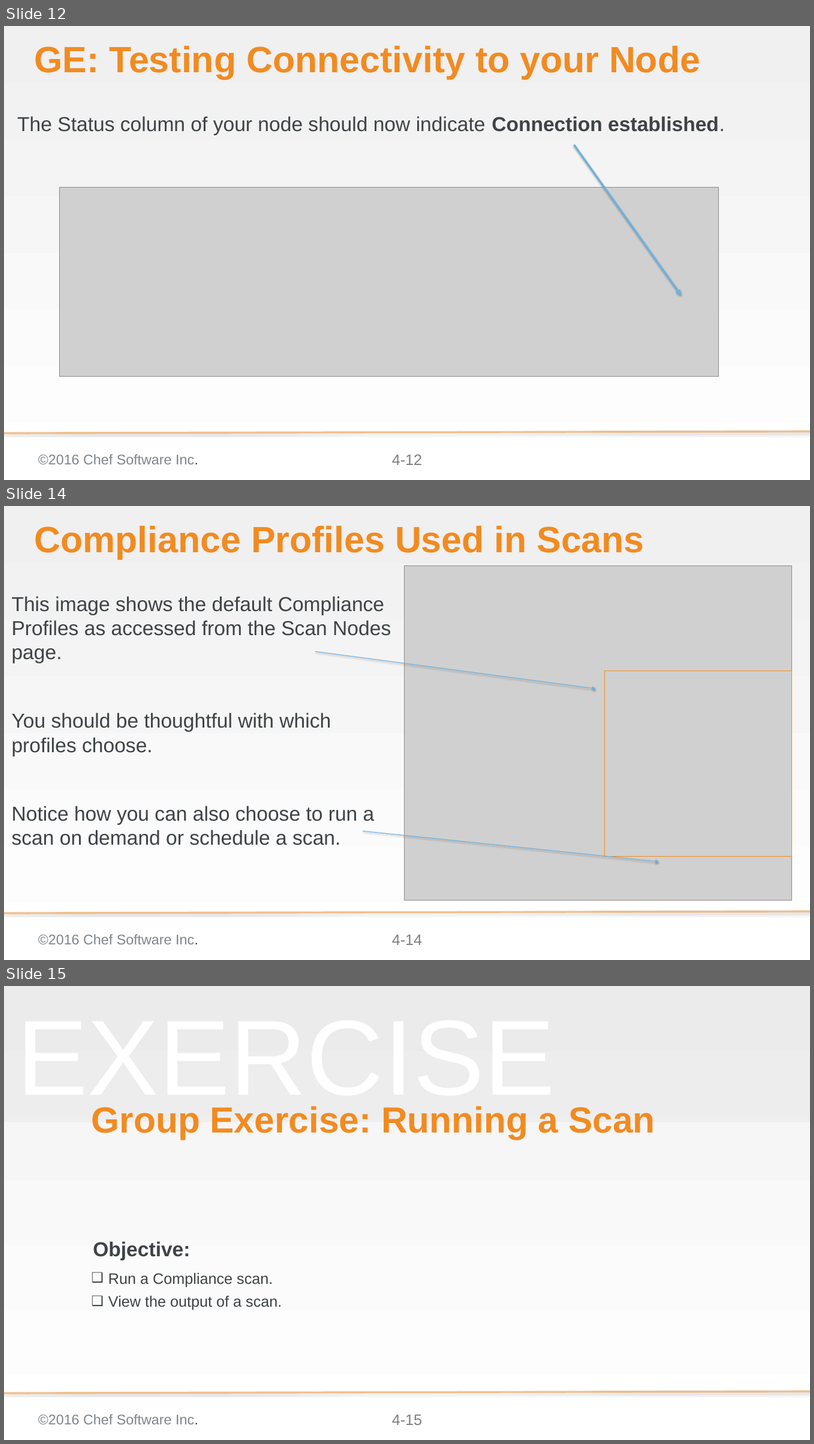
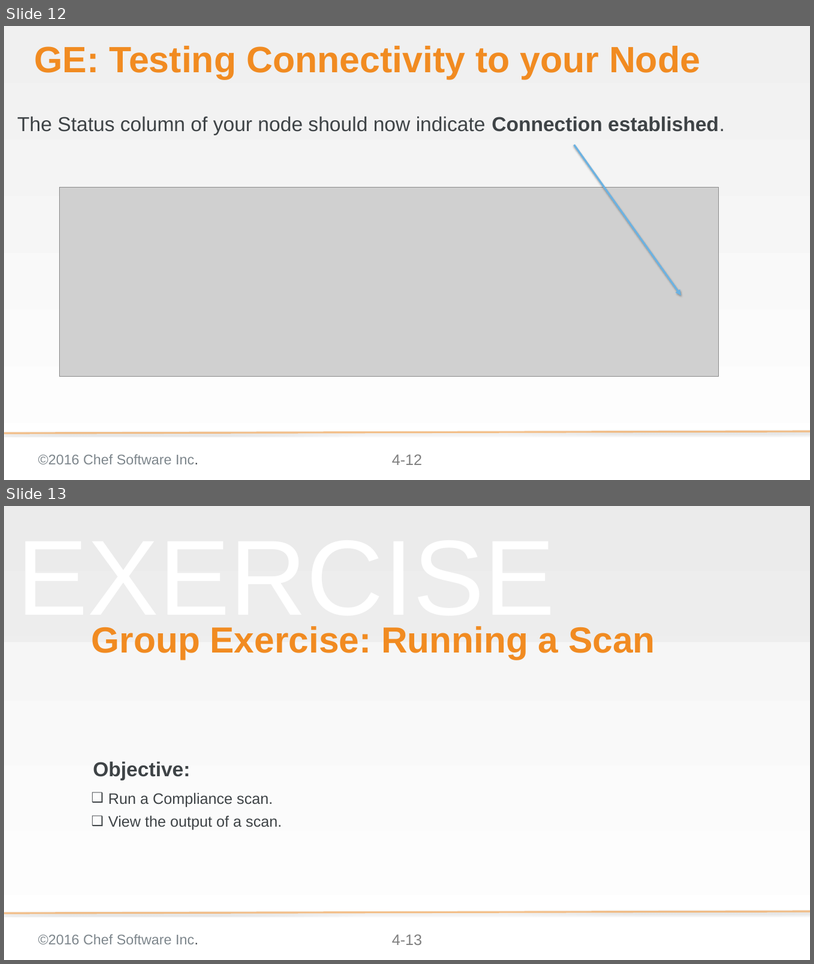
Before and after one commit to bchamby/chef-compliance-installation-configuration-operation, a slide deck: 04-initial-configuration-scans-win.pptx. Shown one above the other, each under a label of ours: slides 12, 14 and 15 before the commit, slides 12 and 13 after it; the slides between them are not shown. The pictures are 814x1444 and 814x964 pixels, drawn with LibreOffice and Linux fonts; fonts in the diff are those of the drawing; grey boxes stand for pictures; background and template pictures are left out. Boxes give left, top, right and bottom in pixels: in the first picture for what was removed or moved away, otherwise in the second. Text is boxed around its words. In the diff, an @@ line names an element or a change of style, - is before the commit and + after.

```diff
--- a/04-initial-configuration-scans-win.pptx
+++ b/04-initial-configuration-scans-win.pptx
@@ slide 14 removed at (x1=4, y1=506, x2=810, y2=960), background gradient #F0F0F0 to #FFFFFF; not listed: 3 template elements that a slide beside it also shows @@
@@ title removed at (x1=34, y1=526, x2=645, y2=559) @@
-Compliance Profiles Used in Scans
@@ picture removed at (x1=404, y1=565, x2=792, y2=900) @@
@@ text removed at (x1=12, y1=596, x2=391, y2=845) @@
-This image shows the default Compliance Profiles as accessed from the Scan Nodes page.
-You should be thoughtful with which profiles choose.
-Notice how you can also choose to run a scan on demand or schedule a scan.
@@ arrow removed from (315, 651) to (596, 688) @@
@@ rectangle removed at (x1=605, y1=670, x2=792, y2=856) @@
@@ arrow removed from (363, 831) to (659, 861) @@
@@ what was slide 15 is now slide 13 @@
@@ page number at (x1=392, y1=934, x2=422, y2=945): text changed @@
-4-15
+4-13
```
Also in this commit, not shown: 8 slides changed, 1 other slide removed.
